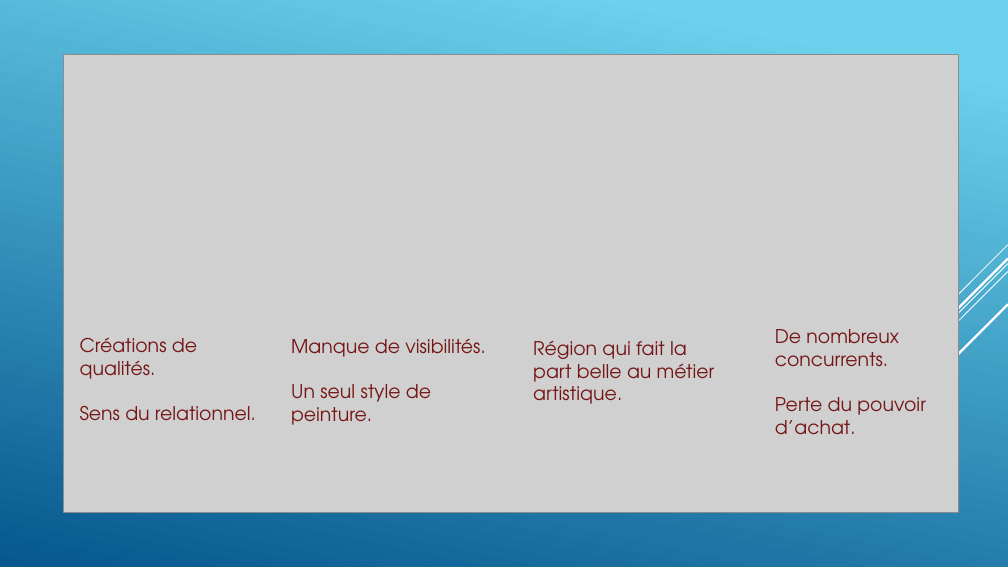
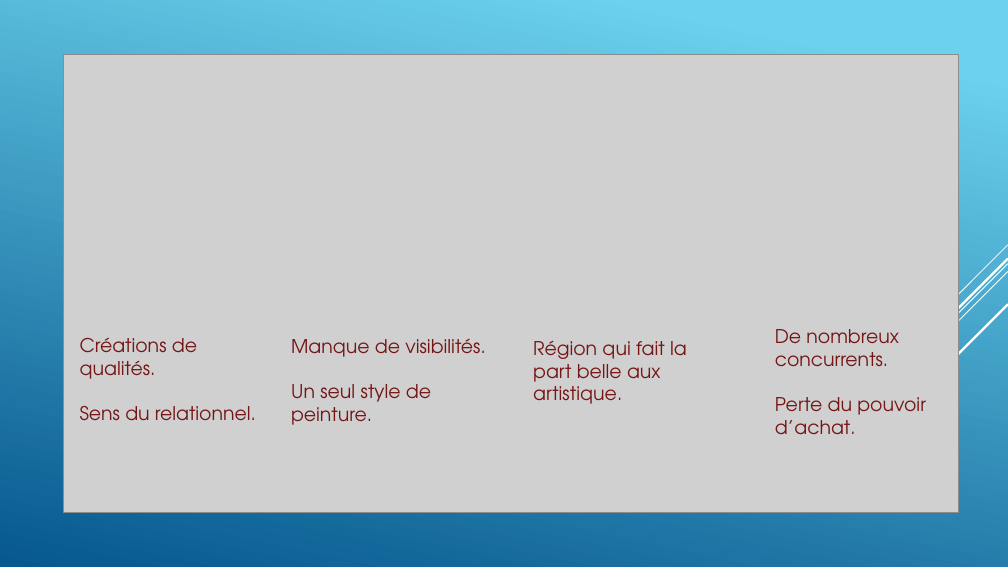
Before and after one commit to GillesP-dev/FilRouge, a slide deck: slide 4 of CDC/L_artiste.pptx. Drawn at 1008x567 pixels with LibreOffice and Linux fonts; fonts in the diff are those of the drawing; grey boxes stand for pictures. Boxes give left, top, right and bottom in pixels: in the first picture for what was removed or moved away, otherwise in the second. Text is boxed around its words. In the diff, an @@ line names an element or a change of style, - is before the commit and + after.

```diff
--- a/CDC/L_artiste.pptx
+++ b/CDC/L_artiste.pptx
@@ text at (533, 340, 687, 404): text changed @@
-Région qui fait la part belle au métier artistique.
+Région qui fait la part belle aux artistique.
```
Also in this commit, not shown: 3 other slides changed, 8 other files.
